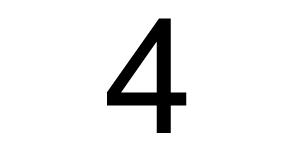
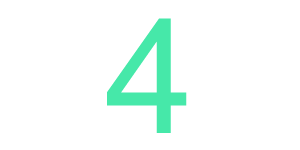
Comparing the layer stacks of the two 300px x 150px images. Changes:
painted on "4" over (x1=107, y1=18, x2=187, y2=133)
